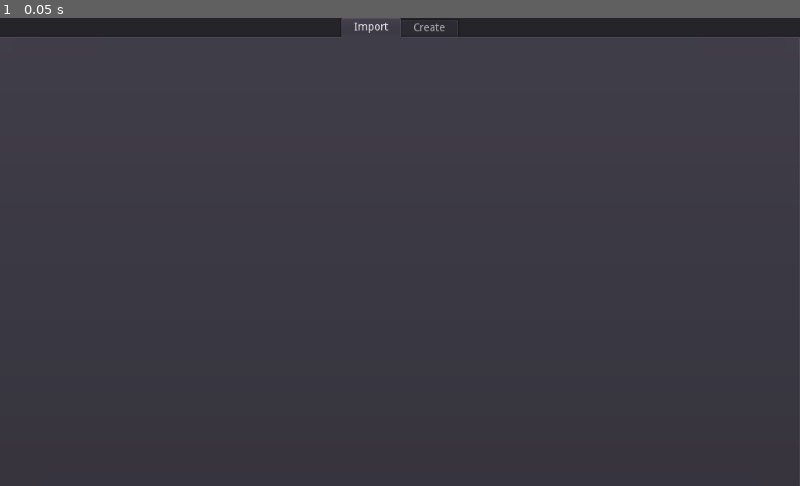
Above: before the commit, frame 1.
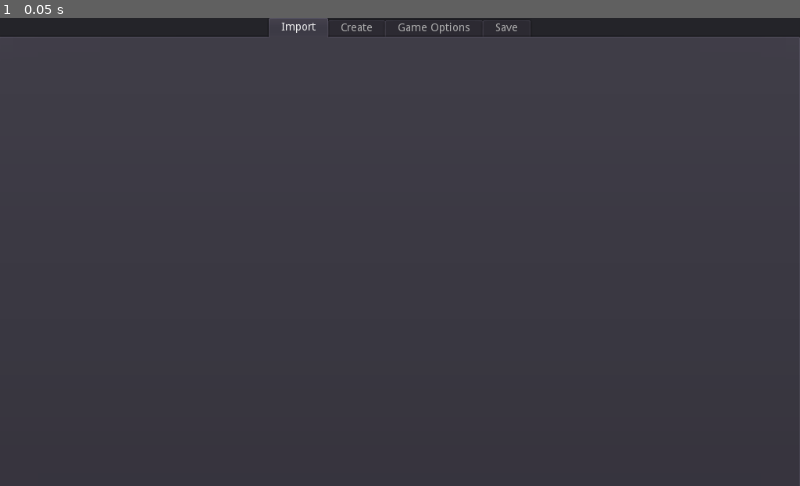
Above: after the commit, the same moment.

Repository: MeriKatt/Plandomizer-GUI
Game: Godot game, scene res://Root.tscn
Two runs of this game, one before a commit and one after it. Both use one fixed random seed, a clock stepped at 60 frames per second and the inputs below.
Inputs:
- Up to frame 1 (0.05 s): no input

The runs differ from the first frame. In frame 1, 0.5% of the frame differs, in the area x 33-65%, y 0-5%.

Commit message:
Transporter node, Item node, and position scene creation

Diff:
--- /dev/null
+++ b/Area.gd
@@ -0,0 +1,27 @@
+extends OptionButton
+
+
+# Declare member variables here. Examples:
+# var a = 2
+# var b = "text"
+var worlds = [
+	"Frigate Orpheon",
+	"Tallon Canyon",
+	"Chozo Ruins",
+	"Magmoor Caverns",
+	"Phendrana Drifts",
+	"Phazon Mines",
+	"Impact Crater"
+]
+
+# Called when the node enters the scene tree for the first time.
+func _ready():
+	var i = 1
+	for x in worlds:
+		add_item(x,i)
+		i += 1
+
+
+# Called every frame. 'delta' is the elapsed time since the previous frame.
+#func _process(delta):
+#	pass
--- /dev/null
+++ b/Elevators.gd
@@ -0,0 +1,43 @@
+extends OptionButton
+
+
+# Declare member variables here. Examples:
+# var a = 2
+# var b = "text"
+var elevators = [
+	"Crater Entry Point",
+	"Phendrana Drifts North (Phendrana Shorelines)",
+	"Phendrana Drifts South (Quarantine Cave)",
+	"Magmoor Caverns North (Lava Lake)",
+	"Magmoor Caverns West (Monitor Station)",
+	"Magmoor Caverns East (Twin Fires)",
+	"Magmoor Caverns South (Magmoor Workstation, Debris)",
+	"Magmoor Caverns South (Magmoor Workstation, Save Station)",
+	"Phazon Mines East (Main Quarry)",
+	"Phazon Mines West (Phazon Processing Center)",
+	"Tallon Overworld North (Tallon Canyon)",
+	"Artifact Temple",
+	"Tallon Overworld East (Frigate Crash Site)",
+	"Tallon Overworld West (Root Cave)",
+	"Tallon Overworld South (Great Tree Hall, Upper)",
+	"Tallon Overworld South (Great Tree Hall, Lower)",
+	"Chozo Ruins West (Main Plaza)",
+	"Chozo Ruins North (Sun Tower)",
+	"Chozo Ruins East (Reflecting Pool, Save Station)",
+	"Chozo Ruins South (Reflecting Pool, Far End)",
+	"Frigate Escape Cutscene",
+	"Essence Dead Cutscene",
+	"Credits"
+]
+
+# Called when the node enters the scene tree for the first time.
+func _ready():
+	var i = 1
+	for x in elevators:
+		add_item(x, i)
+		i = i+1
+
+
+# Called every frame. 'delta' is the elapsed time since the previous frame.
+#func _process(delta):
+#	pass
--- /dev/null
+++ b/Item Node.tscn
@@ -0,0 +1,121 @@
+[gd_scene load_steps=3 format=2]
+
+[ext_resource path="res://Position.tscn" type="PackedScene" id=1]
+[ext_resource path="res://Item Selection.gd" type="Script" id=2]
+
+[node name="Item Node" type="Node2D"]
+
+[node name="Panel" type="Panel" parent="."]
+margin_right = 510.0
+margin_bottom = 567.0
+
+[node name="Position" parent="Panel" instance=ExtResource( 1 )]
+position = Vector2( 0, 20 )
+
+[node name="Selection" type="Control" parent="Panel"]
+margin_left = 150.0
+margin_top = 20.0
+margin_right = 190.0
+margin_bottom = 60.0
+rect_scale = Vector2( 2, 2 )
+
+[node name="Item Label" type="Label" parent="Panel/Selection"]
+margin_right = 40.0
+margin_bottom = 14.0
+rect_min_size = Vector2( 2, 2 )
+text = "Item:"
+
+[node name="Item Selection" type="OptionButton" parent="Panel/Selection"]
+margin_left = 40.0
+margin_right = 180.0
+margin_bottom = 20.0
+rect_scale = Vector2( 0.7, 0.7 )
+script = ExtResource( 2 )
+
+[node name="Subtracts" type="CheckBox" parent="Panel"]
+margin_left = 20.0
+margin_top = 122.0
+margin_right = 107.0
+margin_bottom = 146.0
+rect_scale = Vector2( 2, 2 )
+text = "Subtracts"
+
+[node name="AmountToSubtract" type="LineEdit" parent="Panel"]
+margin_left = 368.0
+margin_top = 129.0
+margin_right = 426.0
+margin_bottom = 153.0
+rect_scale = Vector2( 1.5, 1.5 )
+text = "0"
+align = 1
+
+[node name="AmountToSubtractLabel" type="Label" parent="Panel"]
+margin_left = 205.0
+margin_top = 129.0
+margin_right = 333.0
+margin_bottom = 143.0
+rect_scale = Vector2( 1.2, 2.5 )
+text = "Amount to Subtract:"
+align = 1
+
+[node name="Model Label" type="Label" parent="Panel"]
+margin_left = 31.0
+margin_top = 176.0
+margin_right = 110.0
+margin_bottom = 190.0
+rect_scale = Vector2( 2, 2 )
+text = "Item Model:"
+
+[node name="Scan Label" type="Label" parent="Panel"]
+margin_left = 59.0
+margin_top = 210.0
+margin_right = 123.0
+margin_bottom = 224.0
+rect_scale = Vector2( 2, 2 )
+text = "Scan Text:"
+
+[node name="Pickup Label" type="Label" parent="Panel"]
+margin_left = 11.0
+margin_top = 243.0
+margin_right = 118.0
+margin_bottom = 257.0
+rect_scale = Vector2( 2, 2 )
+text = "Acquisition Text:"
+
+[node name="Model Text" type="LineEdit" parent="Panel"]
+margin_left = 204.0
+margin_top = 176.0
+margin_right = 264.0
+margin_bottom = 200.0
+rect_scale = Vector2( 2, 1.2 )
+text = "Missile"
+align = 1
+expand_to_text_length = true
+
+[node name="Scan Text" type="LineEdit" parent="Panel"]
+margin_left = 197.0
+margin_top = 208.0
+margin_right = 444.0
+margin_bottom = 232.0
+rect_scale = Vector2( 1.2, 1.5 )
+text = "Missile Expansion, Grants x missiles"
+align = 1
+expand_to_text_length = true
+
+[node name="Pickup Text" type="TextEdit" parent="Panel"]
+margin_left = 7.0
+margin_top = 272.0
+margin_right = 254.0
+margin_bottom = 312.0
+rect_scale = Vector2( 2, 2 )
+text = "Missile Expansion Acquired!"
+context_menu_enabled = false
+wrap_enabled = true
+
+[node name="CheckBox" type="CheckBox" parent="Panel"]
+margin_left = 17.0
+margin_top = 360.0
+margin_right = 193.0
+margin_bottom = 384.0
+rect_scale = Vector2( 2, 2 )
+text = "Pop-up acquisition text"
--- /dev/null
+++ b/Item Selection.gd
@@ -0,0 +1,55 @@
+extends OptionButton
+
+
+# Declare member variables here. Examples:
+# var a = 2
+# var b = "text"
+
+
+# Called when the node enters the scene tree for the first time.
+func _ready():
+	add_item("Boost Ball", 1)
+	add_item("Charge Beam", 2)
+	add_item("Combat Visor", 3)
+	add_item("Energy Tank", 4)
+	add_item("FlameThrower", 5)
+	add_item("Grapple Beam", 6)
+	add_item("Gravity Suit", 7)
+	add_item("Health Refill", 8)
+	add_item("Ice Beam", 9)
+	add_item("Ice Spreader", 10)
+	add_item("Missile Expansion", 11)
+	add_item("Morph Ball", 12)
+	add_item("Morph Ball Bombs", 13)
+	add_item("Phazon Suit", 14)
+	add_item("Plasma Beam", 15)
+	add_item("Power Beam", 16)
+	add_item("Power Bombs", 17)
+	add_item("Power Bomb Expansion", 18)
+	add_item("Scan Visor", 19)
+	add_item("Space Jump", 20)
+	add_item("Spider Ball", 21)
+	add_item("Super Missile", 22)
+	add_item("Thermal Visor", 23)
+	add_item("Varia Suit", 24)
+	add_item("Wave Beam", 25)
+	add_item("Wave Buster", 26)
+	add_item("X-ray Visor", 25)
+	add_item("Artifact of Truth", 28)
+	add_item("Artifact of Strength", 29)
+	add_item("Artifact of Elder", 30)
+	add_item("Artifact of Wild", 31)
+	add_item("Artifact of Lifegiver", 32)
+	add_item("Artifact of Warrior", 33)
+	add_item("Artifact of Chozo", 34)
+	add_item("Artifact of Nature", 35)
+	add_item("Artifact of Sun", 36)
+	add_item("Artifact of World", 37)
+	add_item("Artifact of Spirit", 38)
+	add_item("Artifact of Newborn", 39)
+	add_item("Nothing", 40)
+
+
+# Called every frame. 'delta' is the elapsed time since the previous frame.
+#func _process(delta):
+#	pass
--- /dev/null
+++ b/Position.tscn
@@ -0,0 +1,52 @@
+[gd_scene format=2]
+
+[node name="Position" type="Node2D"]
+
+[node name="X" type="Label" parent="."]
+margin_right = 40.0
+margin_bottom = 14.0
+rect_scale = Vector2( 2, 2 )
+text = "X:"
+align = 1
+
+[node name="Y" type="Label" parent="."]
+margin_top = 35.0
+margin_right = 40.0
+margin_bottom = 49.0
+rect_scale = Vector2( 2, 2 )
+text = "Y:"
+align = 1
+
+[node name="Z" type="Label" parent="."]
+margin_top = 70.0
+margin_right = 40.0
+margin_bottom = 84.0
+rect_scale = Vector2( 2, 2 )
+text = "Z:"
+align = 1
+
+[node name="X Position" type="LineEdit" parent="."]
+margin_left = 60.0
+margin_right = 118.0
+margin_bottom = 24.0
+rect_scale = Vector2( 1.2, 1.2 )
+text = "0"
+align = 1
+
+[node name="Y Position" type="LineEdit" parent="."]
+margin_left = 60.0
+margin_top = 35.0
+margin_right = 118.0
+margin_bottom = 59.0
+rect_scale = Vector2( 1.2, 1.2 )
+text = "0"
+align = 1
+
+[node name="Z Position" type="LineEdit" parent="."]
+margin_left = 60.0
+margin_top = 70.0
+margin_right = 118.0
+margin_bottom = 94.0
+rect_scale = Vector2( 1.2, 1.2 )
+text = "0"
+align = 1
--- /dev/null
+++ b/Room.gd
@@ -0,0 +1,346 @@
+extends OptionButton
+var worlds = [
+	"Frigate Orpheon",
+	"Tallon Canyon",
+	"Chozo Ruins",
+	"Magmoor Caverns",
+	"Phendrana Drifts",
+	"Phazon Mines",
+	"Impact Crater"
+]
+
+# Declare member variables here. Examples:
+# var a = 2
+# var b = "text"
+var current_world = null
+var frigate_rooms = [
+	"Air Lock",
+	"Biohazard Containment",
+	"Biotech Research Area 1",
+	"Biotech Research Area 2",
+	"Cargo Freight Lift to Deck Gamma",
+	"Connection Elevator to Deck Alpha",
+	"Connection Elevator to Deck Beta",
+	"Connection Elevator to Deck Beta (2)",
+	"Deck Alpha Access Hall",
+	"Deck Alpha Mech Shaft",
+	"Deck Alpha Umbilical Hall",
+	"Deck Beta Conduit Hall",
+	"Deck Beta Security Hall",
+	"Deck Beta Transit Hall",
+	"Deck Gamma Monitor Hall",
+	"Emergency Evacuation Area",
+	"Exterior Docking Hangar",
+	"Main Ventilation Shaft Section A",
+	"Main Ventilation Shaft Section B",
+	"Main Ventilation Shaft Section C",
+	"Main Ventilation Shaft Section D",
+	"Main Ventilation Shaft Section E",
+	"Main Ventilation Shaft Section F",
+	"Map Facility",
+	"Reactor Core",
+	"Reactor Core Entrance",
+	"Subventilation Shaft Section A",
+	"Subventilation Shaft Section B",
+]
+var tallon_rooms = [
+	"Alcove",
+	"Arbor Chamber",
+	"Artifact Temple",
+	"Biohazard Containment",
+	"Biotech Research Area 1",
+	"Canyon Cavern",
+	"Cargo Freight Lift to Deck Gamma",
+	"Connection Elevator to Deck Beta",
+	"Deck Beta Conduit Hall",
+	"Deck Beta Security Hall",
+	"Deck Beta Transit Hall",
+	"Frigate Access Tunnel",
+	"Frigate Crash Site",
+	"Great Tree Chamber",
+	"Great Tree Hall",
+	"Gully",
+	"Hydro Access Tunnel",
+	"Landing Site",
+	"Life Grove",
+	"Life Grove Tunnel",
+	"Main Ventilation Shaft Section A",
+	"Main Ventilation Shaft Section B",
+	"Main Ventilation Shaft Section C",
+	"Overgrown Cavern",
+	"Reactor Access",
+	"Reactor Core",
+	"Root Cave",
+	"Root Tunnel",
+	"Savestation",
+	"Tallon Canyon",
+	"Temple Hall",
+	"Temple Lobby",
+	"Temple Security Station",
+	"Transport to Chozo Ruins East",
+	"Transport to Chozo Ruins South",
+	"Transport to Chozo Ruins West",
+	"Transport to Magmoor Caverns East",
+	"Transport to Phazon Mines East",
+	"Transport Tunnel A",
+	"Transport Tunnel B",
+	"Transport Tunnel C",
+	"Transport Tunnel D",
+	"Transport Tunnel E",
+	"Waterfall Cavern",
+]
+var chozo_rooms = [
+	"Antechamber",
+	"Arboretum",
+	"Arboretum Access",
+	"Burn Dome",
+	"Burn Dome Access",
+	"Crossway",
+	"Crossway Access South",
+	"Crossway Access West",
+	"Dynamo",
+	"Dynamo Access",
+	"East Atrium",
+	"East Furnace Access",
+	"Elder Chamber",
+	"Elder Hall Access",
+	"Energy Core",
+	"Energy Core Access",
+	"Eyon Tunnel",
+	"Furnace",
+	"Gathering Hall",
+	"Gathering Hall Access",
+	"Hall of the Elders",
+	"Hive Totem",
+	"Magma Pool",
+	"Main Plaza",
+	"Map Station",
+	"Meditation Fountain",
+	"North Atrium",
+	"Nursery Access",
+	"Piston Tunnel",
+	"Plaza Access",
+	"Reflecting Pool",
+	"Reflecting Pool Access",
+	"Ruined Fountain",
+	"Ruined Fountain Access",
+	"Ruined Gallery",
+	"Ruined Nursery",
+	"Ruined Shrine",
+	"Ruined Shrine Access",
+	"Ruins Entrance",
+	"Save Station 1",
+	"Save Station 2",
+	"Save Station 3",
+	"Sun Tower",
+	"Sun Tower Access",
+	"Sunchamber",
+	"Sunchamber Access",
+	"Sunchamber Lobby",
+	"Totem Access",
+	"Tower Chamber",
+	"Tower of Light",
+	"Tower of Light Access",
+	"Training Chamber",
+	"Training Chamber Access",
+	"Transport Access North",
+	"Transport Access South",
+	"Transport to Magmoor Caverns North",
+	"Transport to Tallon Overworld East",
+	"Transport to Tallon Overworld North",
+	"Transport to Tallon Overworld South",
+	"Vault",
+	"Vault Access",
+	"Watery Hall",
+	"Watery Hall Access",
+	"West Furnace Access",
+]
+var magmoor_rooms = [
+	"Burning Trail",
+	"Fiery Shores",
+	"Geothermal Core",
+	"Lake Tunnel",
+	"Lava Lake",
+	"Magmoor Workstation",
+	"Monitor Station",
+	"Monitor Tunnel",
+	"North Core Tunnel",
+	"Pit Tunnel",
+	"Plasma Processing",
+	"Save Station Magmoor A",
+	"Save Station Magmoor B",
+	"Shore Tunnel",
+	"South Core Tunnel",
+	"Storage Cavern",
+	"Transport to Chozo Ruins North",
+	"Transport to Phazon Mines West",
+	"Transport to Phendrana Drifts North",
+	"Transport to Phendrana Drifts South",
+	"Transport to Tallon Overworld West",
+	"Transport Tunnel A",
+	"Transport Tunnel B",
+	"Transport Tunnel C",
+	"Triclops Pit",
+	"Twin Fires",
+	"Twin Fires Tunnel",
+	"Warrior Shrine",
+	"Workstation Tunnel",
+]
+var phendrana_rooms = [
+	"Aether Lab Entryway",
+	"Canyon Entryway",
+	"Chamber Access",
+	"Chapel of the Elders",
+	"Chapel Tunnel",
+	"Chozo Ice Temple",
+	"Control Tower",
+	"Courtyard Entryway",
+	"East Tower",
+	"Frost Cave",
+	"Frost Cave Access",
+	"Frozen Pike",
+	"Gravity Chamber",
+	"Hunter Cave",
+	"Hunter Cave Access",
+	"Hydra Lab Entryway",
+	"Ice Ruins Access",
+	"Ice Ruins East",
+	"Ice Ruins West",
+	"Lake Tunnel",
+	"Lower Edge Tunnel",
+	"Map Station",
+	"North Quarantine Tunnel",
+	"Observatory",
+	"Observatory Access",
+	"Phendrana Canyon",
+	"Phendrana Shorelines",
+	"Phendrana's Edge",
+	"Pike Access",
+	"Plaza Walkway",
+	"Quarantine Access",
+	"Quarantine Cave",
+	"Quarantine Monitor",
+	"Research Core",
+	"Research Core Access",
+	"Research Entrance",
+	"Research Lab Aether",
+	"Research Lab Hydra",
+	"Ruined Courtyard",
+	"Ruins Entryway",
+	"Save Station A",
+	"Save Station B",
+	"Save Station C",
+	"Save Station D",
+	"Security Cave",
+	"Shoreline Entrance",
+	"South Quarantine Tunnel",
+	"Specimen Storage",
+	"Storage Cave",
+	"Temple Entryway",
+	"Transport Access",
+	"Transport to Magmoor Caverns South",
+	"Transport to Magmoor Caverns West",
+	"Upper Edge Tunnel",
+	"West Tower",
+	"West Tower Entrance",
+]
+var phazon_rooms = [
+	"Central Dynamo",
+	"Dynamo Access",
+	"Elevator A",
+	"Elevator Access A",
+	"Elevator Access B",
+	"Elevator B",
+	"Elite Control",
+	"Elite Control Access",
+	"Elite Quarters",
+	"Elite Quarters Access",
+	"Elite Research",
+	"Fungal Hall A",
+	"Fungal Hall Access",
+	"Fungal Hall B",
+	"Main Quarry",
+	"Maintenance Tunnel",
+	"Map Station Mines",
+	"Metroid Quarantine A",
+	"Metroid Quarantine B",
+	"Mine Security Station",
+	"Missile Station Mines",
+	"Omega Research",
+	"Ore Processing",
+	"Phazon Mining Tunnel",
+	"Phazon Processing Center",
+	"Processing Center Access",
+	"Quarantine Access A",
+	"Quarantine Access B",
+	"Quarry Access",
+	"Research Access",
+	"Save Station Mines A",
+	"Save Station Mines B",
+	"Save Station Mines C",
+	"Security Access A",
+	"Security Access B",
+	"Storage Depot A",
+	"Storage Depot B",
+	"Transport Access",
+	"Transport to Magmoor Caverns South",
+	"Transport to Tallon Overworld South",
+	"Ventilation Shaft",
+	"Waste Disposal",
+]
+var impact_rooms = [
+	"Crater Entry Point",
+	"Crater Missile Station",
+	"Crater Tunnel A",
+	"Crater Tunnel B",
+	"Metroid Prime Lair",
+	"Phazon Core",
+	"Phazon Infusion Chamber",
+	"Subchamber Five",
+	"Subchamber Four",
+	"Subchamber One",
+	"Subchamber Three",
+	"Subchamber Two",
+]
+
+
+# Called when the node enters the scene tree for the first time.
+func _ready():
+	pass
+
+var current_room = null
+
+# Called every frame. 'delta' is the elapsed time since the previous frame.
+func _process(_delta):
+		pass
+
+func get_array(area):
+		match area:
+			"Frigate Orpheon":
+				return frigate_rooms
+			"Tallon Canyon":
+				return tallon_rooms
+			"Chozo Ruins":
+				return chozo_rooms
+			"Magmooor Caverns":
+				return magmoor_rooms
+			"Phendrana Drifts":
+				return phendrana_rooms
+			"Phazon Mines":
+				return phazon_rooms
+			"Impact Crater":
+				return impact_rooms
+
+func _on_Area_item_selected(index):
+	current_world = worlds[index]
+	clear()
+	var i = 1
+	var array = get_array(current_world)
+	for x in array:
+		add_item(x,i)
+		i+=1
+
+
+func _on_Room_item_selected(index):
+	current_room = get_array(current_world)[index]
+	print(current_room)
--- a/Root.tscn
+++ b/Root.tscn
@@ -1,4 +1,6 @@
-[gd_scene format=2]
+[gd_scene load_steps=2 format=2]
+
+[ext_resource path="res://Transporter Node.tscn" type="PackedScene" id=1]
 
 [node name="Gui Root" type="Node2D"]
 
@@ -11,7 +13,6 @@
 margin_bottom = 603.0
 
 [node name="Import" type="Container" parent="Panel/TabContainer"]
-visible = false
 anchor_right = 1.0
 anchor_bottom = 1.0
 margin_left = 4.0
@@ -20,6 +21,7 @@
 margin_bottom = -4.0
 
 [node name="Create" type="Container" parent="Panel/TabContainer"]
+visible = false
 margin_left = 4.0
 margin_top = 32.0
 margin_right = 1019.0
@@ -43,3 +45,20 @@
 margin_top = 35.0
 margin_right = 495.0
 margin_bottom = 70.0
+
+[node name="Node Details" type="Panel" parent="Panel/TabContainer/Create"]
+margin_left = 505.0
+margin_right = 1015.0
+margin_bottom = 567.0
+
+[node name="Transporter Node" parent="Panel/TabContainer/Create/Node Details" instance=ExtResource( 1 )]
+
+[node name="Game Options" type="Container" parent="Panel/TabContainer"]
+visible = false
+margin_right = 40.0
+margin_bottom = 40.0
+
+[node name="Save" type="Container" parent="Panel/TabContainer"]
+visible = false
+margin_right = 40.0
+margin_bottom = 40.0
--- /dev/null
+++ b/Transporter Node.tscn
@@ -0,0 +1,60 @@
+[gd_scene load_steps=4 format=2]
+
+[ext_resource path="res://Room.gd" type="Script" id=1]
+[ext_resource path="res://Elevators.gd" type="Script" id=2]
+[ext_resource path="res://Area.gd" type="Script" id=3]
+
+[node name="Transporter Node" type="Node2D"]
+
+[node name="Panel" type="Panel" parent="."]
+margin_right = 510.0
+margin_bottom = 567.0
+
+[node name="Area" type="OptionButton" parent="Panel"]
+margin_left = 198.0
+margin_top = 70.0
+margin_right = 498.0
+margin_bottom = 100.0
+script = ExtResource( 3 )
+
+[node name="Destination Area label" type="Label" parent="Panel"]
+margin_left = 10.0
+margin_top = 72.0
+margin_right = 130.0
+margin_bottom = 86.0
+rect_scale = Vector2( 1.5, 2 )
+text = "Destination World:"
+
+[node name="Room" type="OptionButton" parent="Panel"]
+margin_left = 198.0
+margin_top = 122.0
+margin_right = 498.0
+margin_bottom = 152.0
+script = ExtResource( 1 )
+
+[node name="room Label" type="Label" parent="Panel"]
+margin_left = 10.0
+margin_top = 122.0
+margin_right = 129.0
+margin_bottom = 136.0
+rect_scale = Vector2( 1.5, 2 )
+text = "Destination Room:"
+
+[node name="Elevators Label" type="Label" parent="Panel"]
+margin_left = 66.0
+margin_top = 24.0
+margin_right = 128.0
+margin_bottom = 38.0
+rect_scale = Vector2( 2, 2 )
+text = "Elevators:"
+
+[node name="Elevators" type="OptionButton" parent="Panel"]
+margin_left = 197.0
+margin_top = 24.0
+margin_right = 397.0
+margin_bottom = 44.0
+rect_scale = Vector2( 1.5, 1.5 )
+script = ExtResource( 2 )
+
+[connection signal="item_selected" from="Panel/Area" to="Panel/Room" method="_on_Area_item_selected"]
+[connection signal="item_selected" from="Panel/Room" to="Panel/Room" method="_on_Room_item_selected"]
